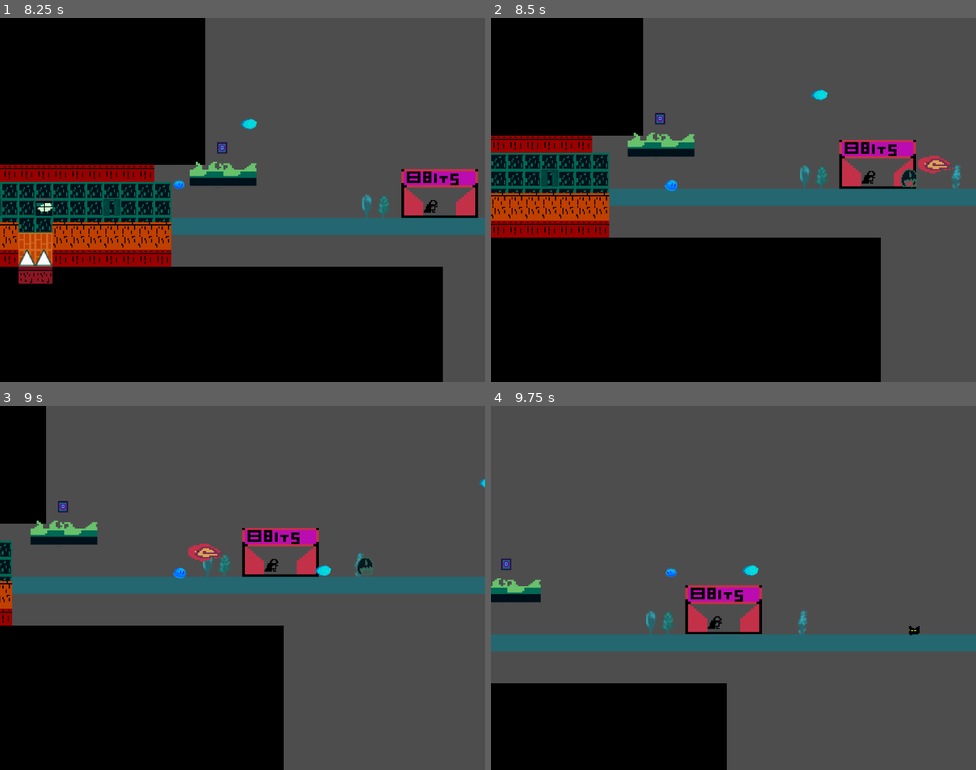
Above: before the commit, frames 1-4 (two rows, left to right).
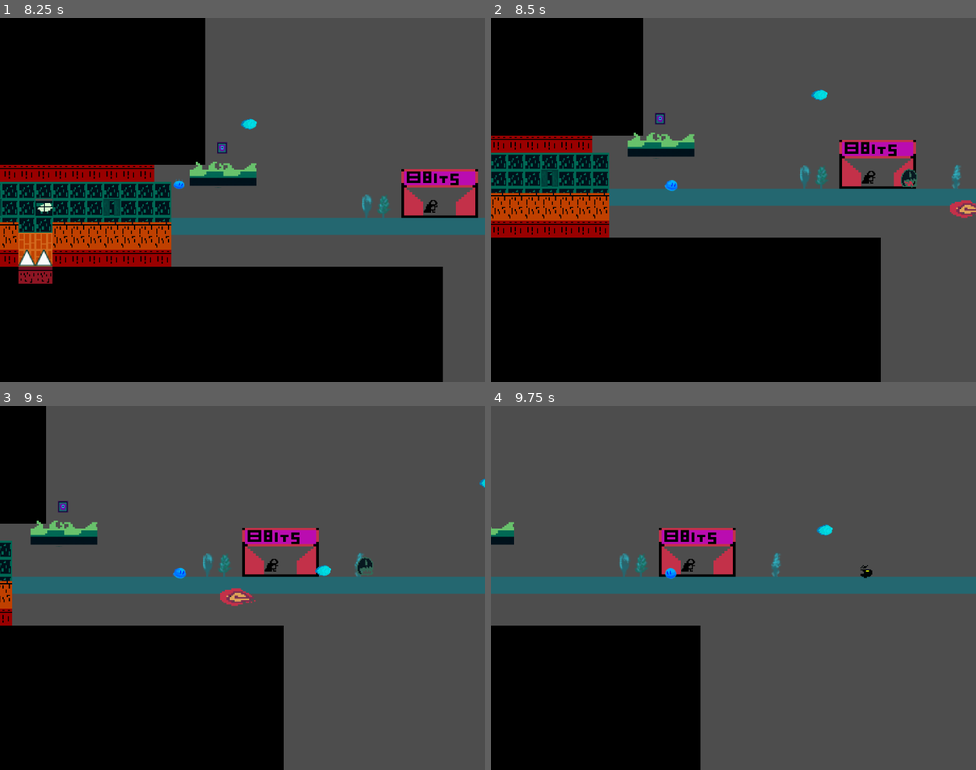
Above: after the commit, the same moments.

Repository: floriancaro/Jame-Gam-June-2024
Game: Godot game, scene res://scenes/main.tscn
Same seed, same stepped clock (60 frames per second), same inputs: the game is played once before the commit and once after it.
Inputs:
- Up to frame 1 (8.25 s): hold M (ability) 0.53-1.28 s; hold D (move_right) 0.53-2.03 s; tap Space (jump) at 0.77, 1.52, 3.02, 3.77, 4.52, 6.02, 6.77, 7.52 s; tap M (ability) every 1.5 s from 1.35 to 7.35 s; hold A (move_left) 2.03-2.78 s; hold M (ability) 2.03-2.78 s; hold D (move_right) 2.78-4.28 s; hold M (ability) 3.53-4.28 s; hold A (move_left) 4.28-5.03 s; hold D (move_right) 5.03-5.78 s; hold M (ability) 5.03-5.78 s; hold A (move_left) 5.78-7.28 s; hold M (ability) 6.53-7.28 s; hold D (move_right) from 7.28 s (still down); hold M (ability) from 8.03 s (still down)
- Up to frame 2 (8.5 s): keep holding D (move_right); keep holding M (ability)
- Up to frame 3 (9 s): keep holding D (move_right); release M (ability) at 8.78 s; tap M (ability) at 8.85 s
- Up to frame 4 (9.75 s): tap Space (jump) at 9.02 s; release D (move_right) at 9.53 s; hold A (move_left) from 9.53 s (still down); hold M (ability) from 9.53 s (still down)

Frame 1 is identical in both runs. In frame 2, 0.5% of the frame differs, in the area x 88-100%, y 37-55%; in frame 3, 0.5%; in frame 4, 19%, in the area x 0-100%, y 31-100%.

Commit message:
review jump and boss

Diff:
--- a/scenes/enemies/boss.tscn
+++ b/scenes/enemies/boss.tscn
@@ -6,7 +6,7 @@
 [ext_resource type="Texture2D" uid="uid://d2qdqk3805ite" path="res://assets/sprites/boss.png" id="3_jqubn"]
 
 [sub_resource type="RectangleShape2D" id="RectangleShape2D_kmcsc"]
-size = Vector2(218, 189)
+size = Vector2(25, 30)
 
 [sub_resource type="AtlasTexture" id="AtlasTexture_ek7cu"]
 atlas = ExtResource("3_jqubn")
@@ -100,20 +100,20 @@
 
 [node name="Boss" type="Area2D"]
 z_index = 4
+scale = Vector2(3, 3)
 collision_layer = 4
 collision_mask = 2
 script = ExtResource("1_30llo")
 projectile_scene = ExtResource("2_lllb3")
 
 [node name="CollisionShape2D" type="CollisionShape2D" parent="."]
-position = Vector2(23, -79.5)
+position = Vector2(2.5, 0)
 shape = SubResource("RectangleShape2D_kmcsc")
 
 [node name="AnimatedSprite2D" type="AnimatedSprite2D" parent="."]
-position = Vector2(-18, -60)
-scale = Vector2(7.05859, 5.25781)
+position = Vector2(-1, 0)
 sprite_frames = SubResource("SpriteFrames_bjsfl")
-animation = &"boss_death"
+animation = &"idle"
 autoplay = "idle"
 
 [node name="ProjectileTimer" type="Timer" parent="."]
--- a/scenes/enemies/boss_projectile.tscn
+++ b/scenes/enemies/boss_projectile.tscn
@@ -67,8 +67,8 @@
 }]
 
 [sub_resource type="CapsuleShape2D" id="CapsuleShape2D_f5l56"]
-radius = 10.0
-height = 44.0
+radius = 12.0
+height = 52.0
 
 [node name="BossProjectile" type="Area2D"]
 z_index = 2
@@ -84,7 +84,7 @@
 frame_progress = 0.0710452
 
 [node name="CollisionShape2D" type="CollisionShape2D" parent="."]
-position = Vector2(18, -10)
+position = Vector2(14, -10)
 rotation = 1.5708
 shape = SubResource("CapsuleShape2D_f5l56")
 
--- a/scenes/main.tscn
+++ b/scenes/main.tscn
@@ -352,7 +352,7 @@
 position = Vector2(444, -11)
 
 [node name="Boss" parent="Enemies" instance=ExtResource("10_w4yr1")]
-position = Vector2(1356, -46)
+position = Vector2(1448, -48)
 
 [node name="World" type="Node" parent="."]
 
--- a/scenes/player.tscn
+++ b/scenes/player.tscn
@@ -376,7 +376,6 @@
 one_shot = true
 
 [node name="JumpTimer" type="Timer" parent="."]
-wait_time = 0.5
 one_shot = true
 
 [connection signal="animation_finished" from="AnimatedSprite2D" to="." method="_on_animated_sprite_2d_animation_finished"]
--- a/scripts/player.gd
+++ b/scripts/player.gd
@@ -4,7 +4,6 @@
 @export var SPEED = 250.0
 @export var SPEED_DASH = 500.0
 @export var JUMP_VELOCITY = -300.0
-@export var JUMP_VELOCITY_MAX = -400.0
 @export var projectile_scene: PackedScene
 
 @onready var animated_sprite = $AnimatedSprite2D
